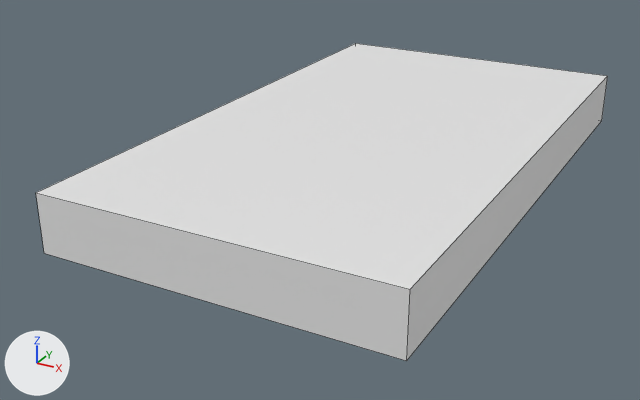
One commit to the Blender file Assets/Models/Blend/Buildings/Stone/Wall.blend: the scene before it, then after it.
Camera for both pictures: a camera (50 mm lens) standing at (0.8, -1.71, 1.13) and looking at (-0.62, 0.86, -0.15). Lighting does not change. The marker at lower left points along +X, +Y and +Z. Mesh edges are drawn as thin lines.

Names of what the first picture shows: 'Wall'.
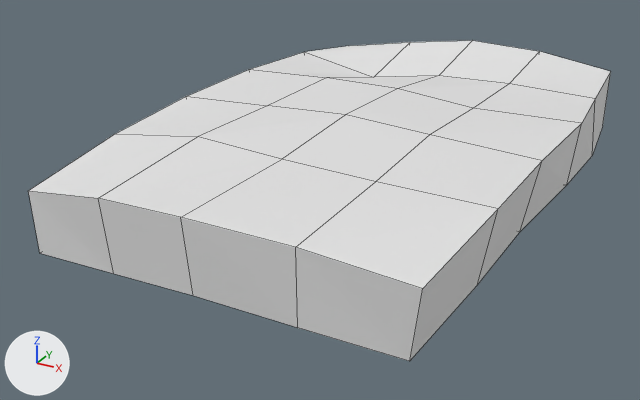
Commit message: Added stone wall

Location of each change, (x1, y1, x2, y2) in pixels of the pictures (640 x 400 px):
'Wall', reshaped: before (36, 43, 608, 361); after (28, 40, 611, 361)

Diff of the bpy script that builds the scene:
```diff
--- a/Assets/Models/Blend/Buildings/Stone/Wall.blend.py
+++ b/Assets/Models/Blend/Buildings/Stone/Wall.blend.py
@@ me_cube_001 @@
 # used by ob_wall; location = (0.0, 0.0, 0.0)
-me_cube_001.from_pydata(...)  # 8 vertices, 6 faces; spans x -1.1..0.1, y 0.0..2.1, z -0.1..0.1
+me_cube_001.from_pydata(...)  # 60 vertices, 58 faces; spans x -1.17..0.19, y -0.07..2.08, z -0.14..0.19
+# me_cube_001 part 1: the whole mesh is rebuilt
```
